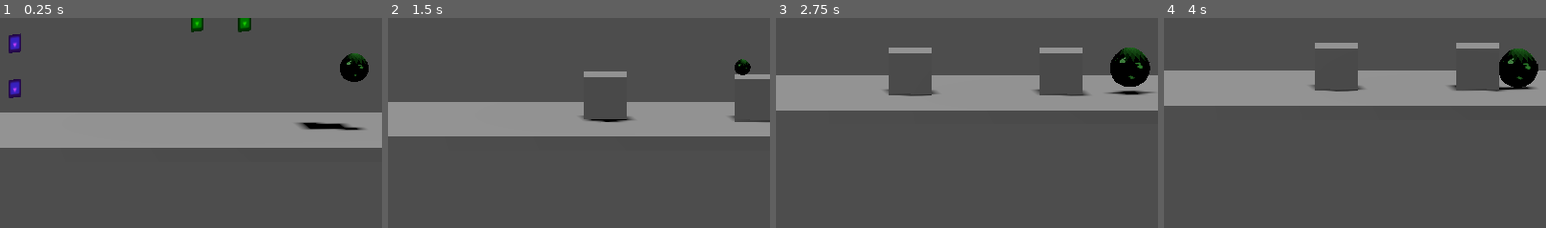
Above: before the commit, frames 1-4 (left to right).
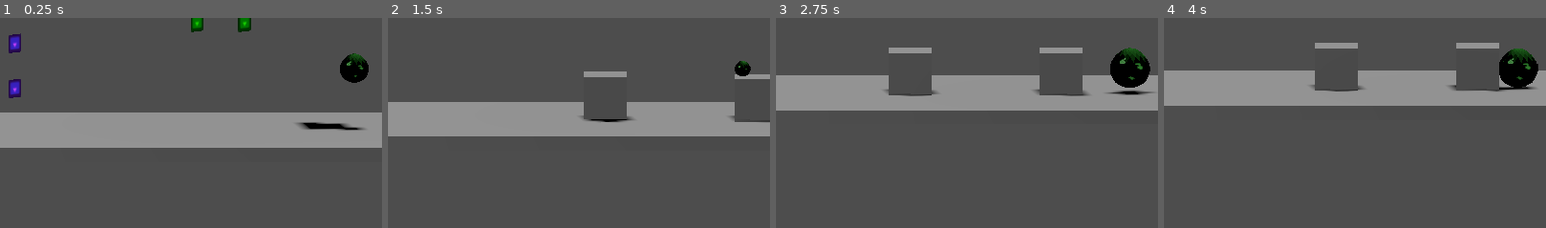
Above: after the commit, the same moments.

Repository: Isaac-Salas/GameOff2023
Game: Godot game, scene res://Levels/LevelTest.tscn
The game is run twice, just before and just after one commit, with the same random seed, the same clock (stepped at 60 frames per second) and the same inputs. The engine's default icon, where the game draws it, is replaced by a stand-in: a white triangle on a blue panel in a dark square.
Inputs:
- Up to frame 1 (0.25 s): no input
- Up to frame 2 (1.5 s): tap Enter (ui_accept) at 0.5, 0.77 s; hold Right (ui_right) 0.53-1.28 s; hold X 0.53-1.28 s; hold Down (ui_down) from 1.28 s (still down); tap Z at 1.35 s
- Up to frame 3 (2.75 s): tap Enter (ui_accept) at 1.52 s; release Down (ui_down) at 2.03 s; hold Right (ui_right) from 2.03 s (still down); hold C from 2.03 s (still down)
- Up to frame 4 (4 s): release Right (ui_right) at 2.78 s; release C at 2.78 s; hold Up (ui_up) 2.78-3.53 s; tap X at 2.85 s; tap Enter (ui_accept) at 3.02, 3.77 s; hold Left (ui_left) from 3.53 s (still down); hold Z from 3.53 s (still down)
The pictures show only the part of the screen within x 4-54%, y 50-100%; the shares and areas given below are measured in that part.

The runs differ from the first frame. In frame 1, 0.1% of the frame differs, in the area x 89-97%, y 16-31%; in frame 2, less than 0.1%; in frame 3, 0.2%, in the area x 87-98%, y 14-34%; in frame 4, less than 0.1%.

Commit message:
Removed animplayer
Removed the animation player inside the player node, we will use the one inside the model scene

Diff:
--- a/Player/PlayerTest.tscn
+++ b/Player/PlayerTest.tscn
@@ -7,33 +7,6 @@
 
 [sub_resource type="CapsuleShape3D" id="CapsuleShape3D_b827x"]
 radius = 1.0
-
-[sub_resource type="Animation" id="Animation_rfsis"]
-resource_name = "new_animation"
-loop_mode = 1
-tracks/0/type = "position_3d"
-tracks/0/imported = false
-tracks/0/enabled = true
-tracks/0/path = NodePath("MeshInstance3D")
-tracks/0/interp = 1
-tracks/0/loop_wrap = true
-tracks/0/keys = PackedFloat32Array(0, 1, 0, 0, 0, 0.5, 1, 0, 0.1, 0)
-
-[sub_resource type="AnimationLibrary" id="AnimationLibrary_3t7p7"]
-_data = {
-"new_animation": SubResource("Animation_rfsis")
-}
-
-[sub_resource type="AnimationNodeAnimation" id="AnimationNodeAnimation_t4g88"]
-animation = &"new_animation"
-
-[sub_resource type="AnimationNodeStateMachineTransition" id="AnimationNodeStateMachineTransition_ijabr"]
-advance_mode = 2
-
-[sub_resource type="AnimationNodeStateMachine" id="AnimationNodeStateMachine_6mnum"]
-states/Idle/node = SubResource("AnimationNodeAnimation_t4g88")
-states/Idle/position = Vector2(423, 100)
-transitions = ["Start", "Idle", SubResource("AnimationNodeStateMachineTransition_ijabr")]
 
 [sub_resource type="BoxShape3D" id="BoxShape3D_2rhgy"]
 size = Vector3(0.1, 2, 2)
@@ -88,15 +61,6 @@
 
 [node name="CollisionShape3D" type="CollisionShape3D" parent="."]
 shape = SubResource("CapsuleShape3D_b827x")
-
-[node name="AnimationPlayer" type="AnimationPlayer" parent="."]
-libraries = {
-"": SubResource("AnimationLibrary_3t7p7")
-}
-
-[node name="AnimationTree" type="AnimationTree" parent="."]
-tree_root = SubResource("AnimationNodeStateMachine_6mnum")
-anim_player = NodePath("../AnimationPlayer")
 
 [node name="ColisionperuanaIzq" type="RigidBody3D" parent="."]
 transform = Transform3D(1, 0, 0, 0, 1, 0, 0, 0, 1, -1.05, 0, 0)
Not shown: 1 places in Player/PlayerTest.tscn that only renumber resources
